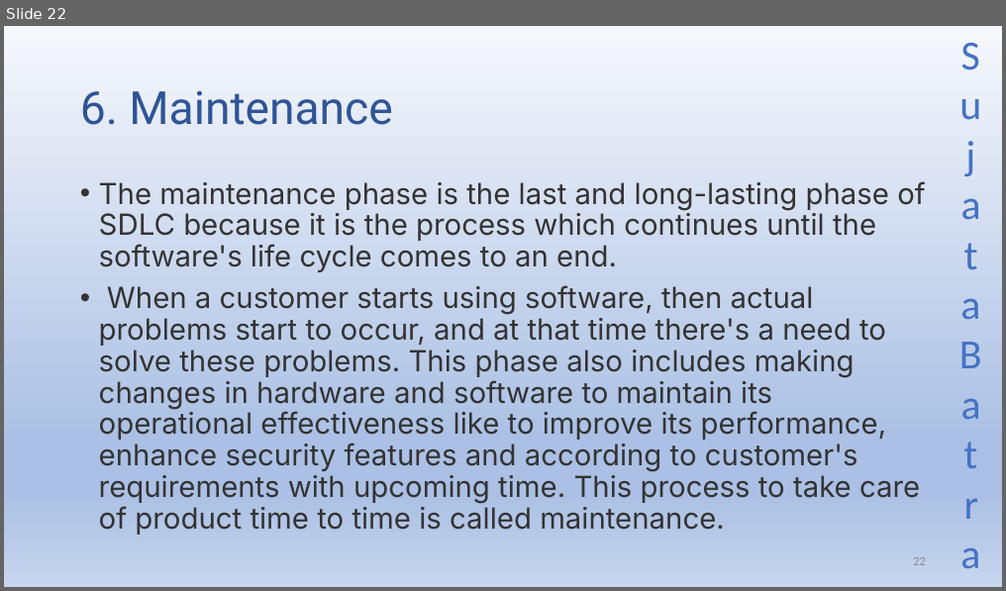
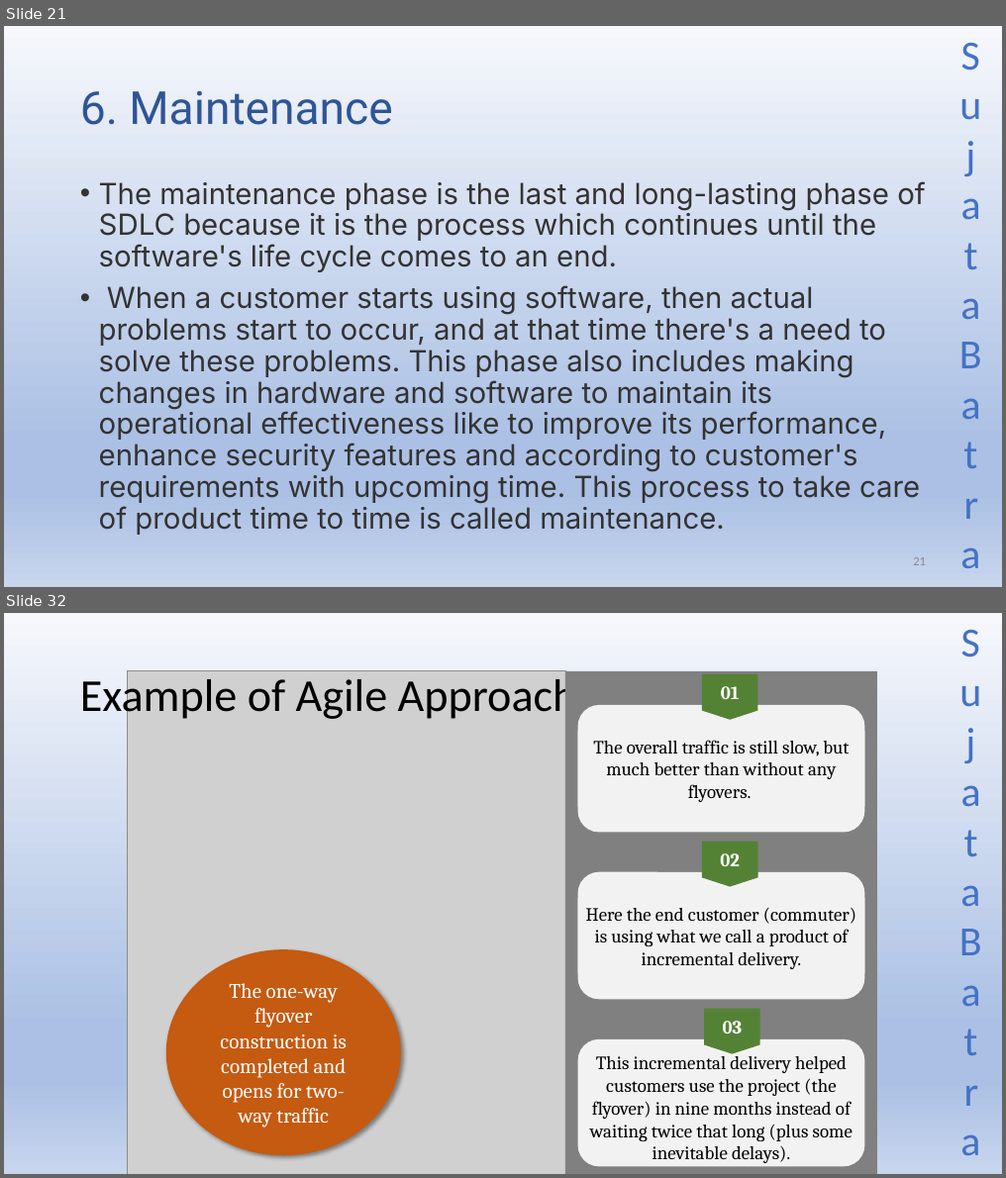
Before and after one commit to Sujatabatra/SapientNov2021QABatch, a slide deck: QA/QA Study Material.pptx. Shown one above the other, each under a label of ours: slide 22 before the commit, slides 21 and 32 after it; the slides between them are not shown. The pictures are 1006x591 and 1006x1178 pixels, drawn with LibreOffice and Linux fonts; fonts in the diff are those of the drawing; grey boxes stand for pictures. Boxes give left, top, right and bottom in pixels: in the first picture for what was removed or moved away, otherwise in the second. Text is boxed around its words. In the diff, an @@ line names an element or a change of style, - is before the commit and + after.

```diff
--- a/QA/QA Study Material.pptx
+++ b/QA/QA Study Material.pptx
@@ slide 32 added at <box>4,613,1002,1174</box>, background gradient #F6F8FC to #ABC0E4 to #C7D5ED; not listed: 1 template element that a slide beside it also shows @@
@@ picture added at <box>128,671,565,1174</box> @@
@@ rectangle added at <box>565,671,877,1174</box>, fill #808080 @@
@@ title added at <box>80,673,577,723</box>, 44 pt, text #000000 @@
+Example of Agile Approach
@@ group added at <box>578,674,865,833</box>: 2 rounded rectangles, 1 flow chart offpage connector, 1 text @@
+01
+The overall traffic is still slow, but much better than without any flyovers.
@@ group added at <box>578,842,865,999</box>: 2 rounded rectangles, 1 flow chart offpage connector, 1 text @@
+02
+Here the end customer (commuter) is using what we call a product of incremental delivery.
@@ ellipse added at <box>166,950,402,1156</box>, fill #C55A11, 20 pt, text #FFFFFF @@
+The one-way flyover construction is completed and opens for two-way traffic
@@ group added at <box>578,1009,865,1167</box>: 2 rounded rectangles, 1 flow chart offpage connector, 1 text @@
+03
+This incremental delivery helped customers use the project (the flyover) in nine months instead of waiting twice that long (plus some inevitable delays).
@@ what was slide 22 is now slide 21 @@
```
Also in this commit, not shown: 13 other slides added, 1 slide removed.
